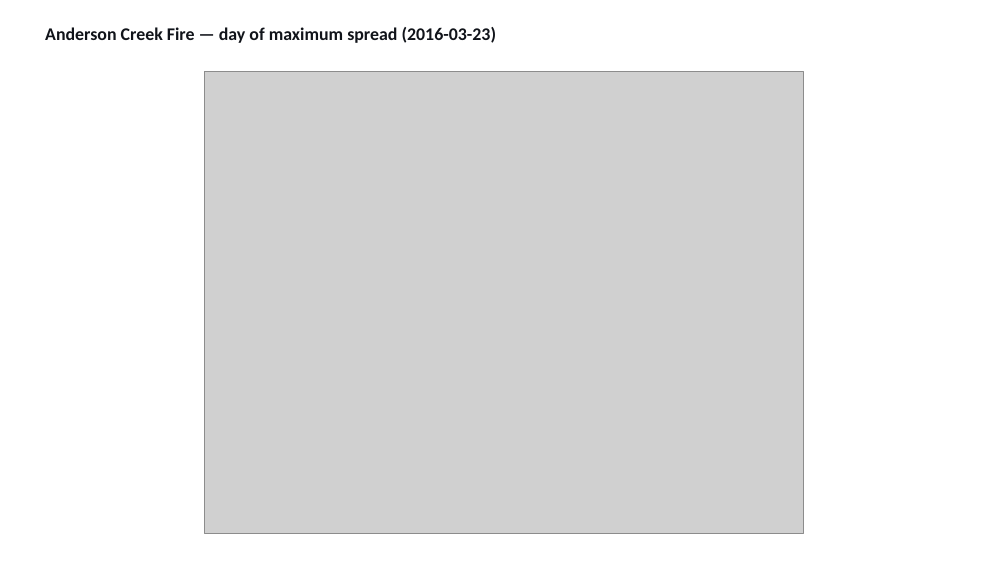
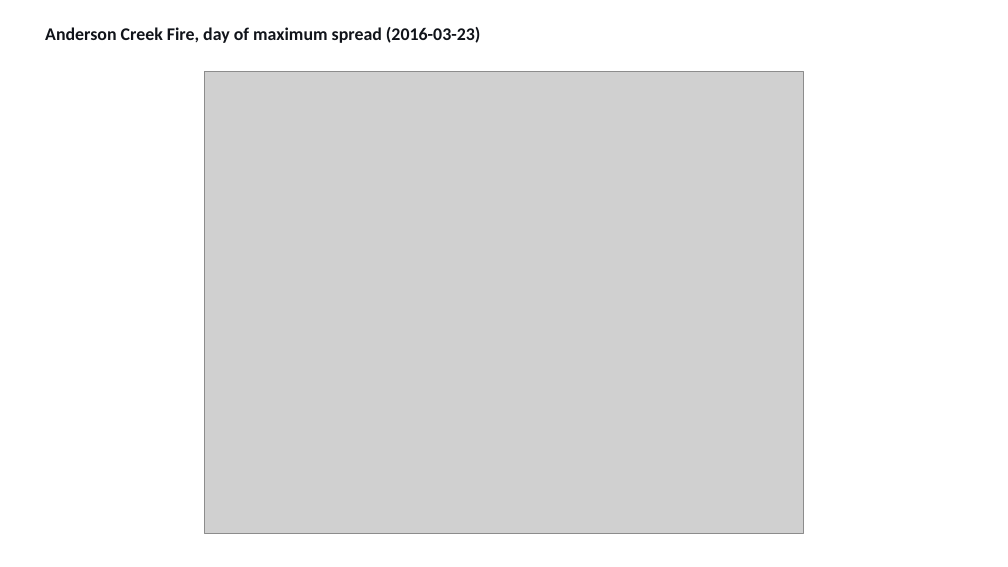
Before and after one commit to milhud/diffusion_downscaling_model, a slide deck: slide 15 of results/corrdiff_comparison/corrdiff_benchmark_slides.pptx (slide 16 before the commit). Drawn at 1008x567 pixels with LibreOffice and Linux fonts; fonts in the diff are those of the drawing; grey boxes stand for pictures. Boxes give left, top, right and bottom in pixels: in the first picture for what was removed or moved away, otherwise in the second. Text is boxed around its words. In the diff, an @@ line names an element or a change of style, - is before the commit and + after.

```diff
--- a/results/corrdiff_comparison/corrdiff_benchmark_slides.pptx
+++ b/results/corrdiff_comparison/corrdiff_benchmark_slides.pptx
@@ text at (x1=45, y1=27, x2=481, y2=43): text changed @@
-Anderson Creek Fire — day of maximum spread (2016-03-23)
+Anderson Creek Fire, day of maximum spread (2016-03-23)
```
Also in this commit, not shown: 13 other slides changed, 2 slides added, 3 slides removed, 18 other files.
